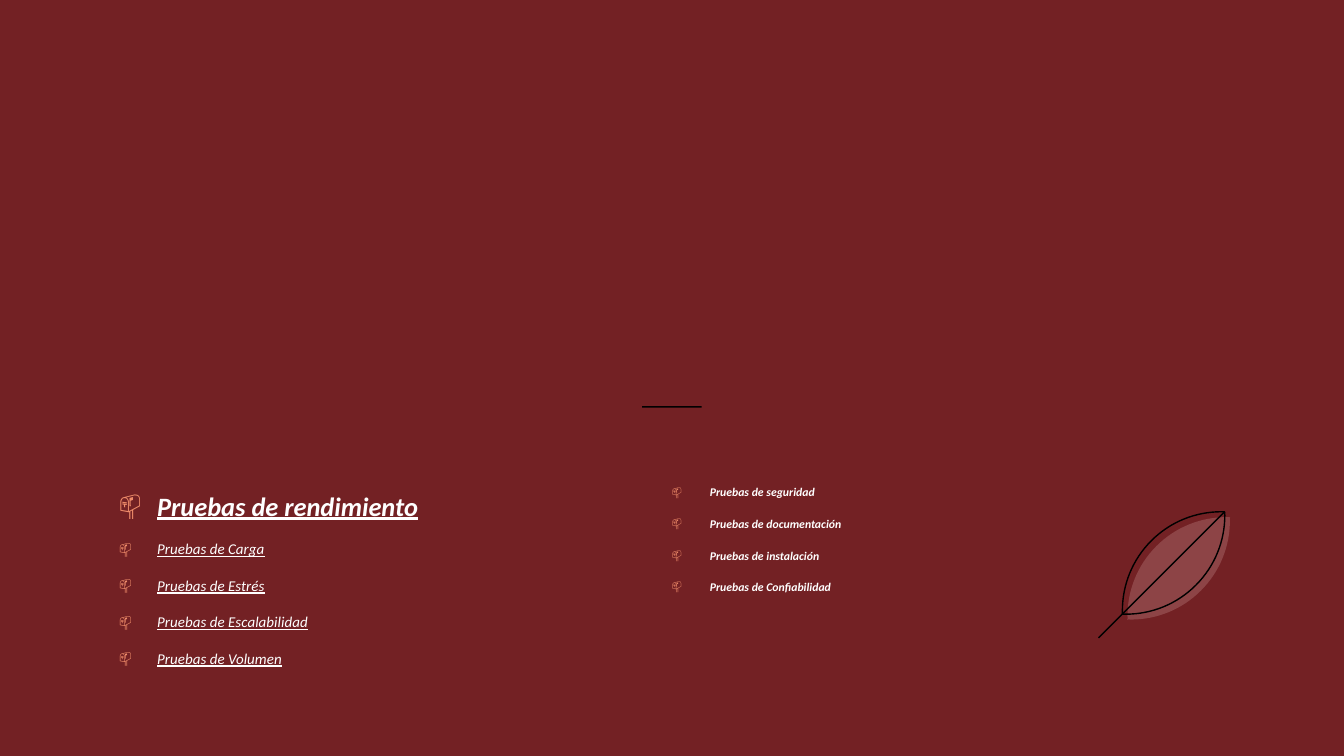
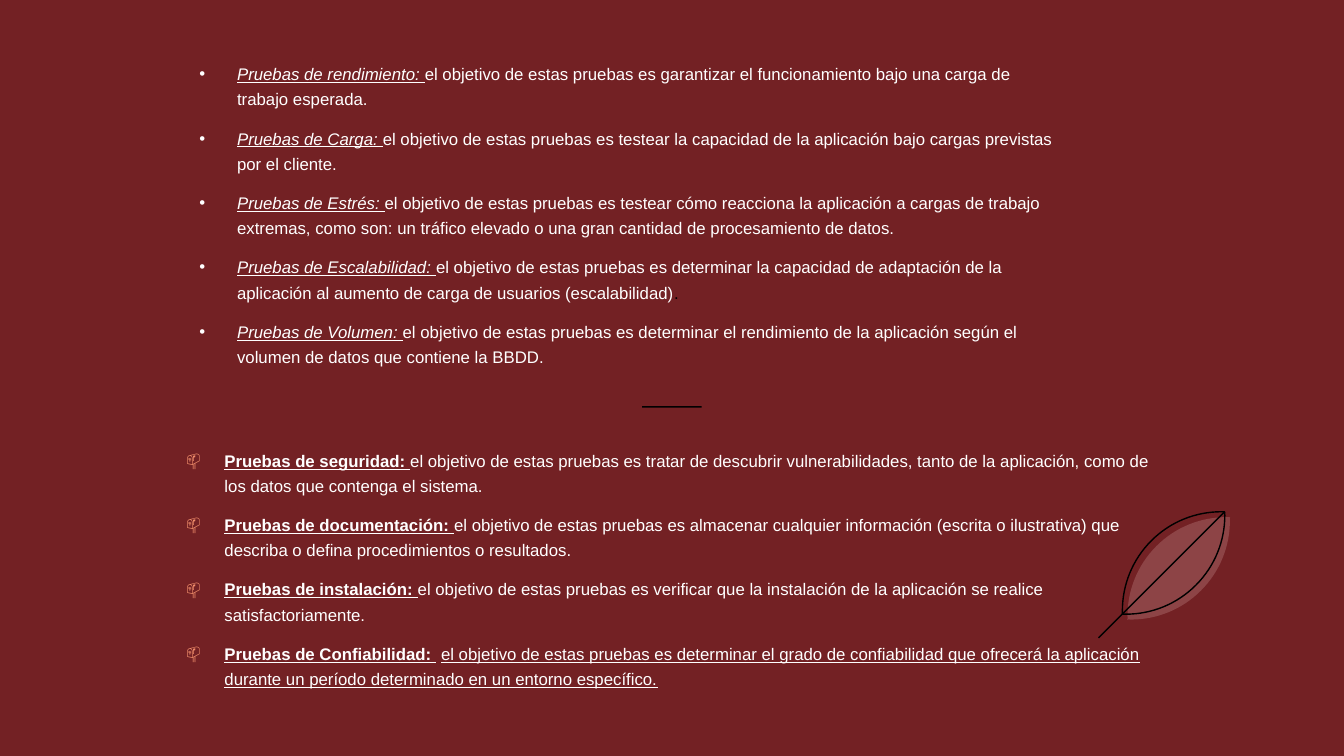
Before and after one commit to DAWEQUIPO5ENTORNOS/ProyectHtml, a slide deck: slide 6 of Sprint 3 - Story2.pptx. Drawn at 1344x756 pixels with LibreOffice and Linux fonts; fonts in the diff are those of the drawing. Boxes give left, top, right and bottom in pixels: in the first picture for what was removed or moved away, otherwise in the second. Text is boxed around its words. In the diff, an @@ line names an element or a change of style, - is before the commit and + after.

```diff
--- a/Sprint 3 - Story2.pptx
+++ b/Sprint 3 - Story2.pptx
@@ text added at box(237, 68, 1052, 367), 12 pt, text #FFFFFF @@
+• Pruebas de rendimiento: el objetivo de estas pruebas es garantizar el funcionamiento bajo una carga de trabajo esperada.
+• Pruebas de Carga: el objetivo de estas pruebas es testear la capacidad de la aplicación bajo cargas previstas por el cliente.
+• Pruebas de Estrés: el objetivo de estas pruebas es testear cómo reacciona la aplicación a cargas de trabajo extremas, como son: un tráfico elevado o una gran cantidad de procesamiento de datos.
+• Pruebas de Escalabilidad: el objetivo de estas pruebas es determinar la capacidad de adaptación de la aplicación al aumento de carga de usuarios (escalabilidad).
+• Pruebas de Volumen: el objetivo de estas pruebas es determinar el rendimiento de la aplicación según el volumen de datos que contiene la BBDD.
@@ text at box(224, 454, 1149, 689): text changed; size 8.4 to 12 pt; font Calibri to Arial; bold off; italic off @@
-📫 Pruebas de seguridad
-📫 Pruebas de documentación
-📫 Pruebas de instalación
-📫 Pruebas de Confiabilidad
+📫 Pruebas de seguridad: el objetivo de estas pruebas es tratar de descubrir vulnerabilidades, tanto de la aplicación, como de los datos que contenga el sistema.
+📫 Pruebas de documentación: el objetivo de estas pruebas es almacenar cualquier información (escrita o ilustrativa) que describa o defina procedimientos o resultados.
+📫 Pruebas de instalación: el objetivo de estas pruebas es verificar que la instalación de la aplicación se realice satisfactoriamente.
+📫 Pruebas de Confiabilidad: el objetivo de estas pruebas es determinar el grado de confiabilidad que ofrecerá la aplicación durante un período determinado en un entorno específico.
@@ text removed at box(157, 497, 418, 667) @@
-📫 Pruebas de rendimiento
-📫 Pruebas de Carga
-📫 Pruebas de Estrés
-📫 Pruebas de Escalabilidad
-📫 Pruebas de Volumen
```
Also in this commit, not shown: 1 other slide changed.
